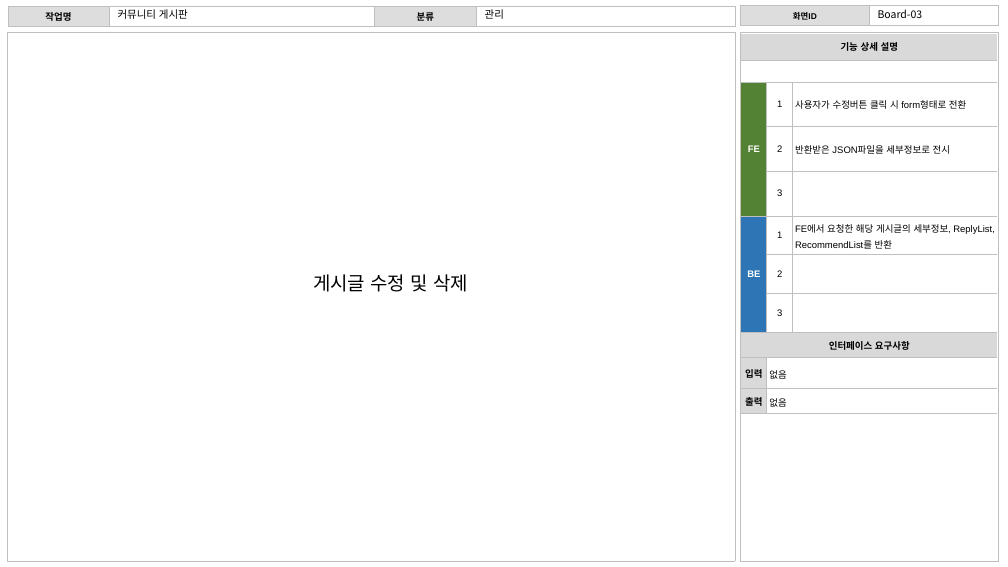
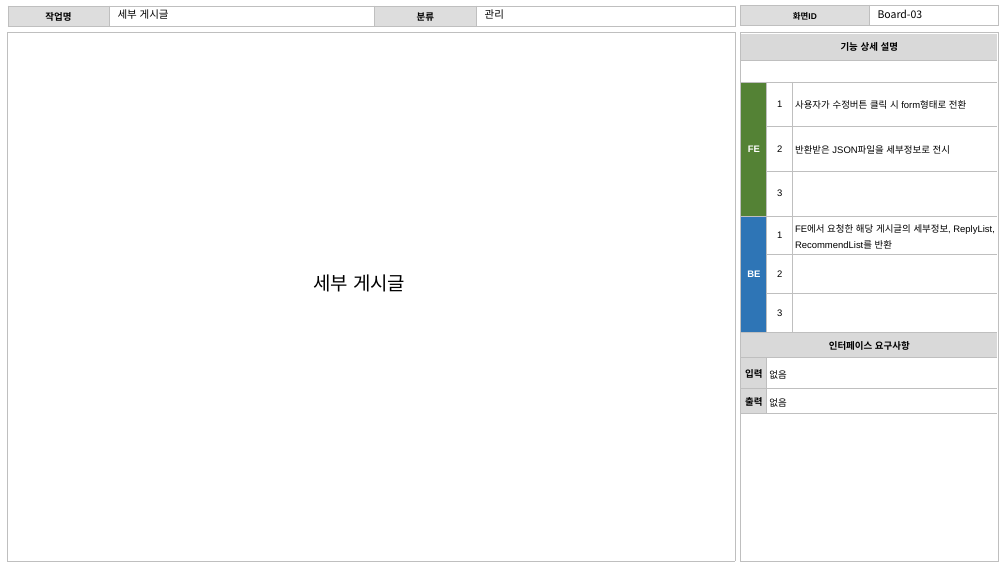
Before and after one commit to hahahahohohoho/mini_project, a slide deck: slide 11 of 빅데이터프로젝트계획서 (1).pptx. Drawn at 1008x567 pixels with LibreOffice and Linux fonts; fonts in the diff are those of the drawing. Boxes give left, top, right and bottom in pixels: in the first picture for what was removed or moved away, otherwise in the second. Text is boxed around its words. In the diff, an @@ line names an element or a change of style, - is before the commit and + after.

```diff
--- a/빅데이터프로젝트계획서 (1).pptx
+++ b/빅데이터프로젝트계획서 (1).pptx
@@ text at [118, 9, 169, 19]: text changed @@
-커뮤니티 게시판
+세부 게시글
@@ text at [313, 274, 405, 292]: text changed @@
-게시글 수정 및 삭제
+세부 게시글
```
Also in this commit, not shown: 13 other slides changed, 4 slides added, 11 other files.
